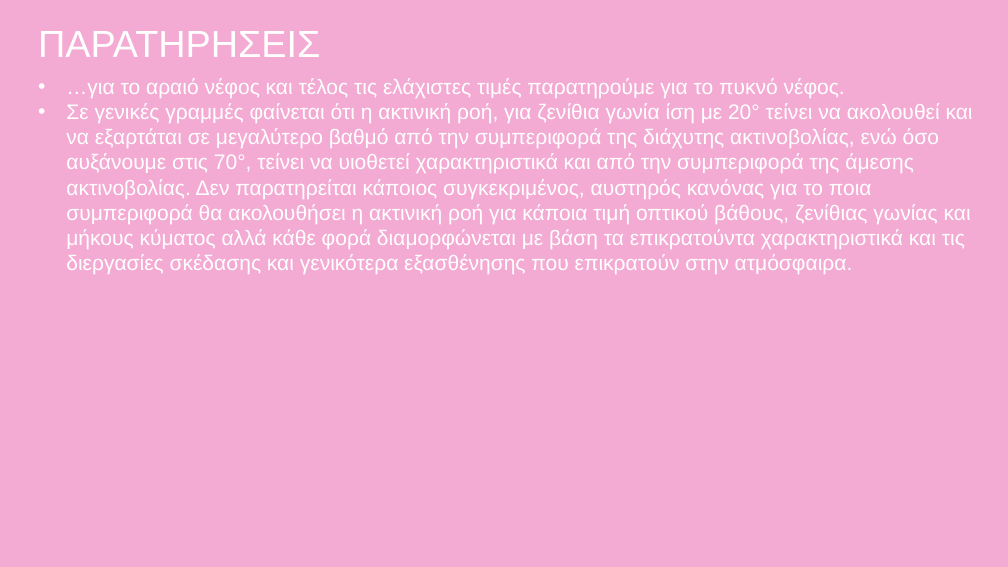
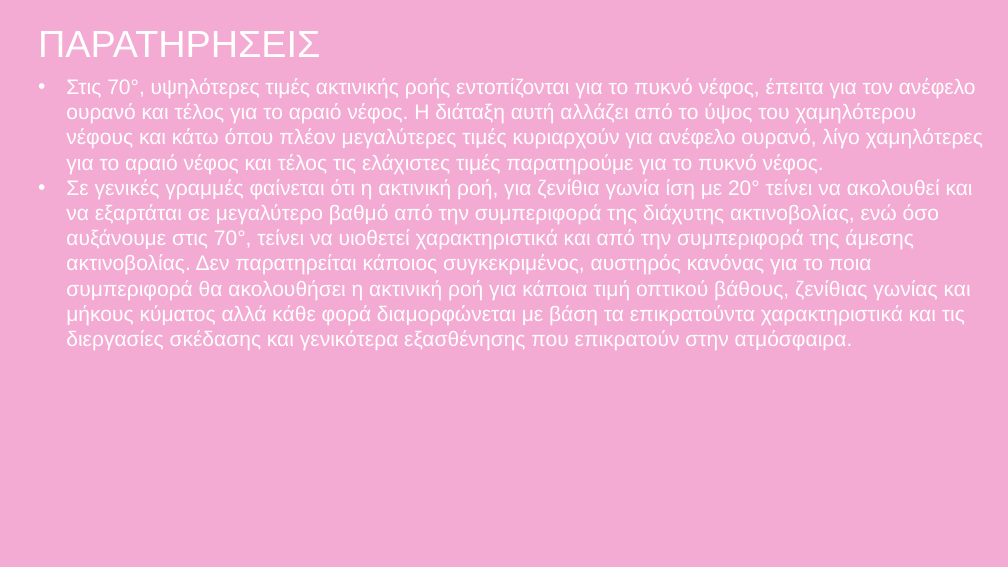
Before and after one commit to nadezsha/MSc---Applied-Meteorology-and-Environmental-Physics, a slide deck: slide 24 of Radiation and Atmosphere Interaction/Report 6/ΕργασίαΈξι.pptx. Drawn at 1008x567 pixels with LibreOffice and Linux fonts; fonts in the diff are those of the drawing. Boxes give left, top, right and bottom in pixels: in the first picture for what was removed or moved away, otherwise in the second. Text is boxed around its words. In the diff, an @@ line names an element or a change of style, - is before the commit and + after.

```diff
--- a/Radiation and Atmosphere Interaction/Report 6/ΕργασίαΈξι.pptx
+++ b/Radiation and Atmosphere Interaction/Report 6/ΕργασίαΈξι.pptx
@@ text at <box>66,78,983,174</box>: text changed @@
-• …για το αραιό νέφος και τέλος τις ελάχιστες τιμές παρατηρούμε για το πυκνό νέφος.
+• Στις 70°, υψηλότερες τιμές ακτινικής ροής εντοπίζονται για το πυκνό νέφος, έπειτα για τον ανέφελο ουρανό και τέλος για το αραιό νέφος. Η διάταξη αυτή αλλάζει από το ύψος του χαμηλότερου νέφους και κάτω όπου πλέον μεγαλύτερες τιμές κυριαρχούν για ανέφελο ουρανό, λίγο χαμηλότερες για το αραιό νέφος και τέλος τις ελάχιστες τιμές παρατηρούμε για το πυκνό νέφος.
```
Also in this commit, not shown: 5 other slides changed.
